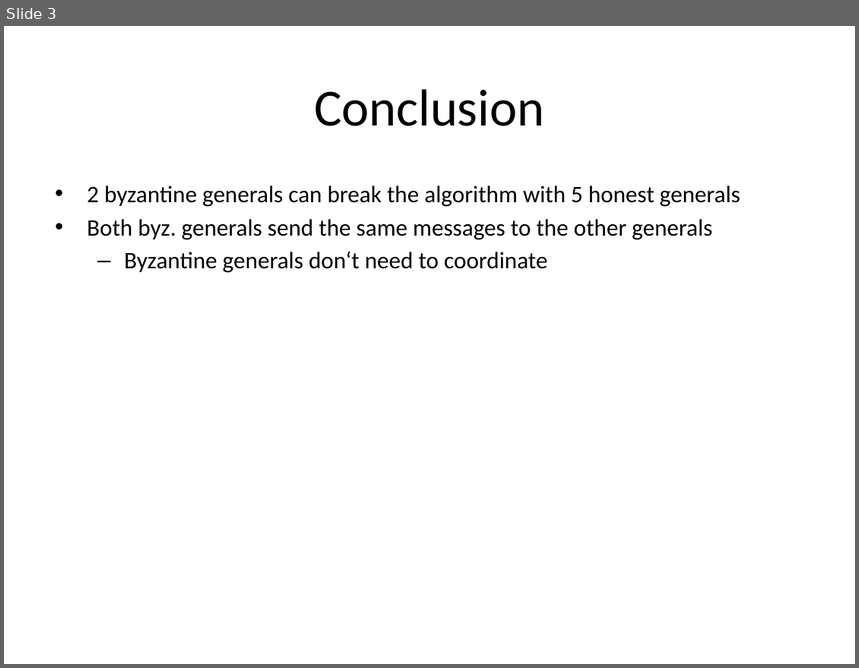
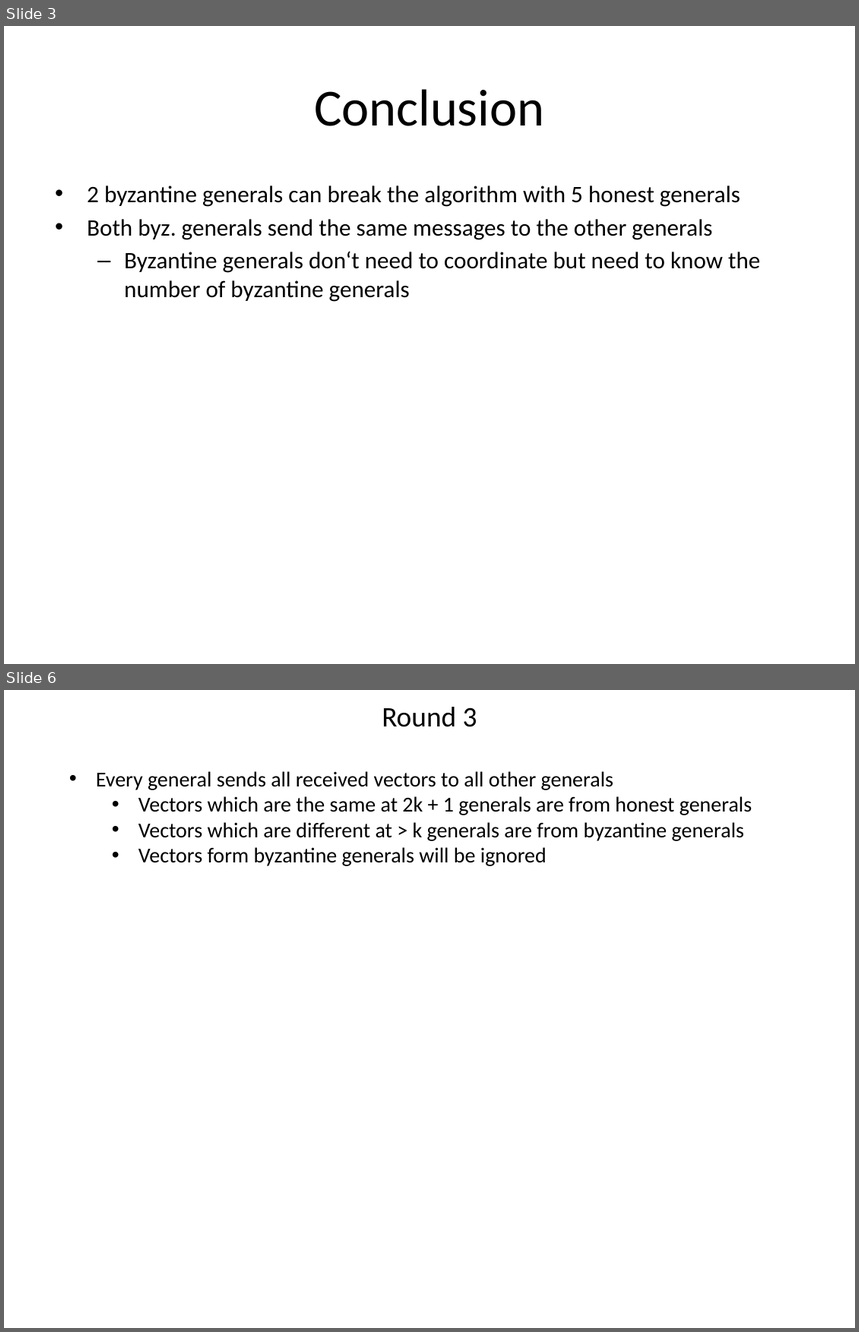
Before and after one commit to tjeromin/Distributed-Systems, a slide deck: Lab4/task3.pptx. Shown one above the other, each under a label of ours: slide 3 before the commit, slides 3 and 6 after it; the slides between them are not shown. The pictures are 859x668 and 859x1332 pixels, drawn with LibreOffice and Linux fonts; fonts in the diff are those of the drawing. Boxes give left, top, right and bottom in pixels: in the first picture for what was removed or moved away, otherwise in the second. Text is boxed around its words. In the diff, an @@ line names an element or a change of style, - is before the commit and + after.

```diff
--- a/Lab4/task3.pptx
+++ b/Lab4/task3.pptx
@@ slide 6 added at (4,690,855,1328), background #FFFFFF @@
@@ text added at (382,707,477,727), 24 pt, text #000000 @@
+Round 3
@@ text added at (96,771,752,866), 18 pt, text #000000 @@
+• Every general sends all received vectors to all other generals
+  • Vectors which are the same at 2k + 1 generals are from honest generals
+  • Vectors which are different at > k generals are from byzantine generals
+  • Vectors form byzantine generals will be ignored
@@ slide 3 changed as well @@
@@ text at (124,251,760,302): text changed @@
-  – Byzantine generals don‘t need to coordinate
+  – Byzantine generals don‘t need to coordinate but need to know the number of byzantine generals
```
Also in this commit, not shown: 2 other slides changed, 3 other slides added, 1 other file.
